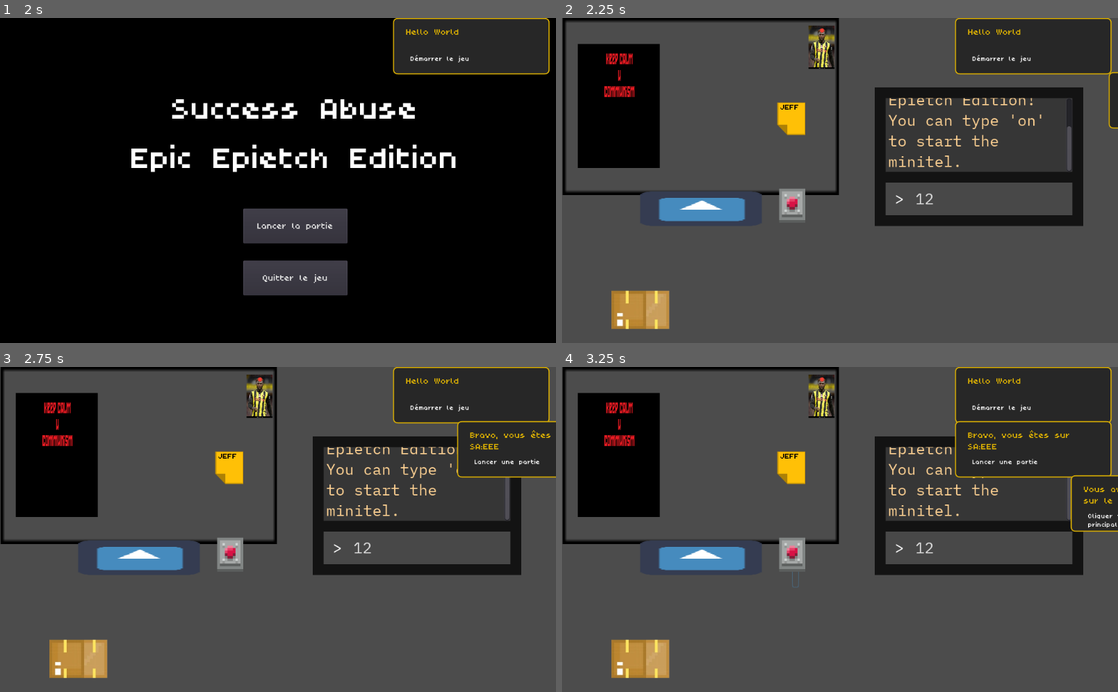
Above: before the commit, frames 1-4 (two rows, left to right).
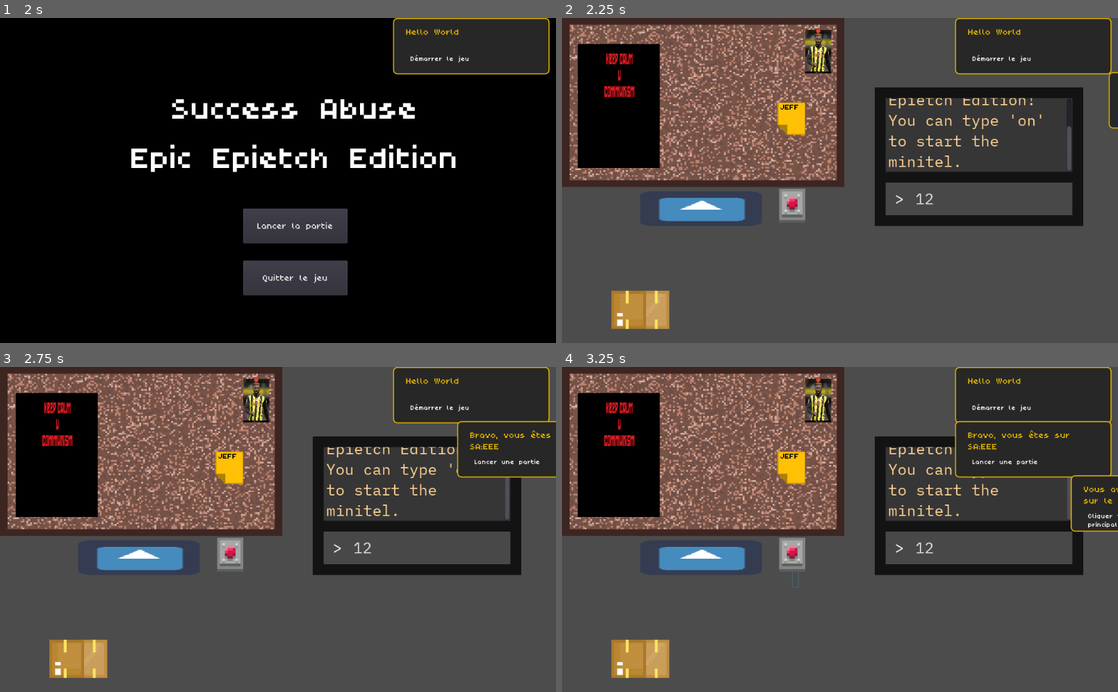
Above: after the commit, the same moments.

Repository: Armindster/success-abuse-epic-epietch-edition
Game: Godot game, scene res://Game/GameScreen.tscn
The game is run twice, just before and just after one commit, with the same random seed, the same clock (stepped at 60 frames per second) and the same inputs. The engine's default icon, where the game draws it, is replaced by a stand-in: a white triangle on a blue panel in a dark square.
Inputs (mouse positions are in pixels of both pictures, inside the frame that each line leads up to):
- Up to frame 1 (2 s): click (433, 200) at 0.52 s; type "12" at 0.6 s; click (233, 222) at 1.25 s
- Up to frame 2 (2.25 s): click "Lancer la partie" at 2 s
- Up to frame 3 (2.75 s): no input
- Up to frame 4 (3.25 s): click (795, 571) at 2.75 s

Frame 1 is identical in both runs. In frame 2, 20% of the frame differs, in the area x 0-51%, y 0-55%; in frame 3, 20%; in frame 4, 20%.

Commit message:
add cock bord

Diff:
--- a/Tableau/Tableau.tscn
+++ b/Tableau/Tableau.tscn
@@ -1,6 +1,6 @@
 [gd_scene load_steps=13 format=2]
 
-[ext_resource path="res://Tableau/New Piskel.png" type="Texture" id=1]
+[ext_resource path="res://Tableau/cork_bord.png" type="Texture" id=1]
 [ext_resource path="res://Tableau/Tableau.gd" type="Script" id=2]
 [ext_resource path="res://Tableau/Area2DIsaac.gd" type="Script" id=3]
 [ext_resource path="res://Tableau/Area2DQuote.gd" type="Script" id=4]
@@ -23,11 +23,12 @@
 script = ExtResource( 2 )
 
 [node name="SpriteTableau" type="Sprite" parent="."]
-position = Vector2( 255.75, 163.25 )
-scale = Vector2( 5.085, 6.55 )
+position = Vector2( 260, 156 )
+scale = Vector2( 0.866667, 0.78 )
 texture = ExtResource( 1 )
 
 [node name="Area2DIsaac" type="Area2D" parent="."]
+position = Vector2( -6, 8 )
 script = ExtResource( 3 )
 
 [node name="CollisionShape2D" type="CollisionShape2D" parent="Area2DIsaac"]
@@ -65,7 +66,7 @@
 texture = ExtResource( 9 )
 
 [node name="Sprite" type="Sprite" parent="."]
-position = Vector2( 479, 23 )
+position = Vector2( 472, 24 )
 scale = Vector2( 0.08, 0.0800001 )
 texture = ExtResource( 6 )
 
Binary file added: Tableau/cork_bord.png
Not shown, added: Tableau/cork_bord.png.import
